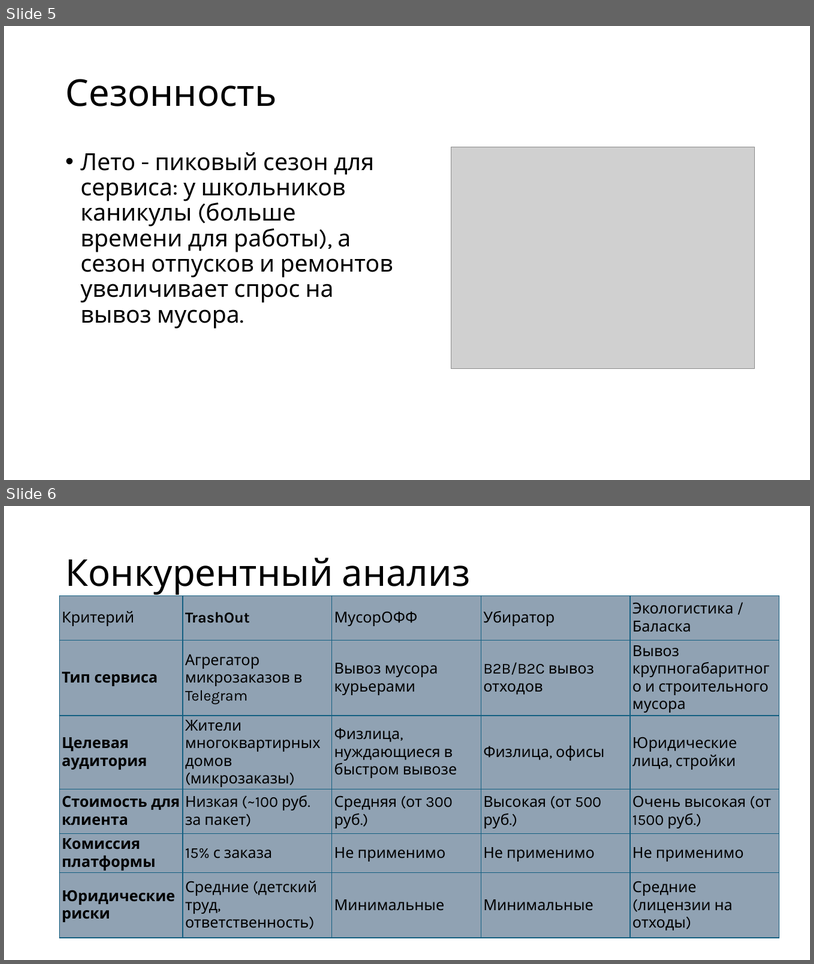
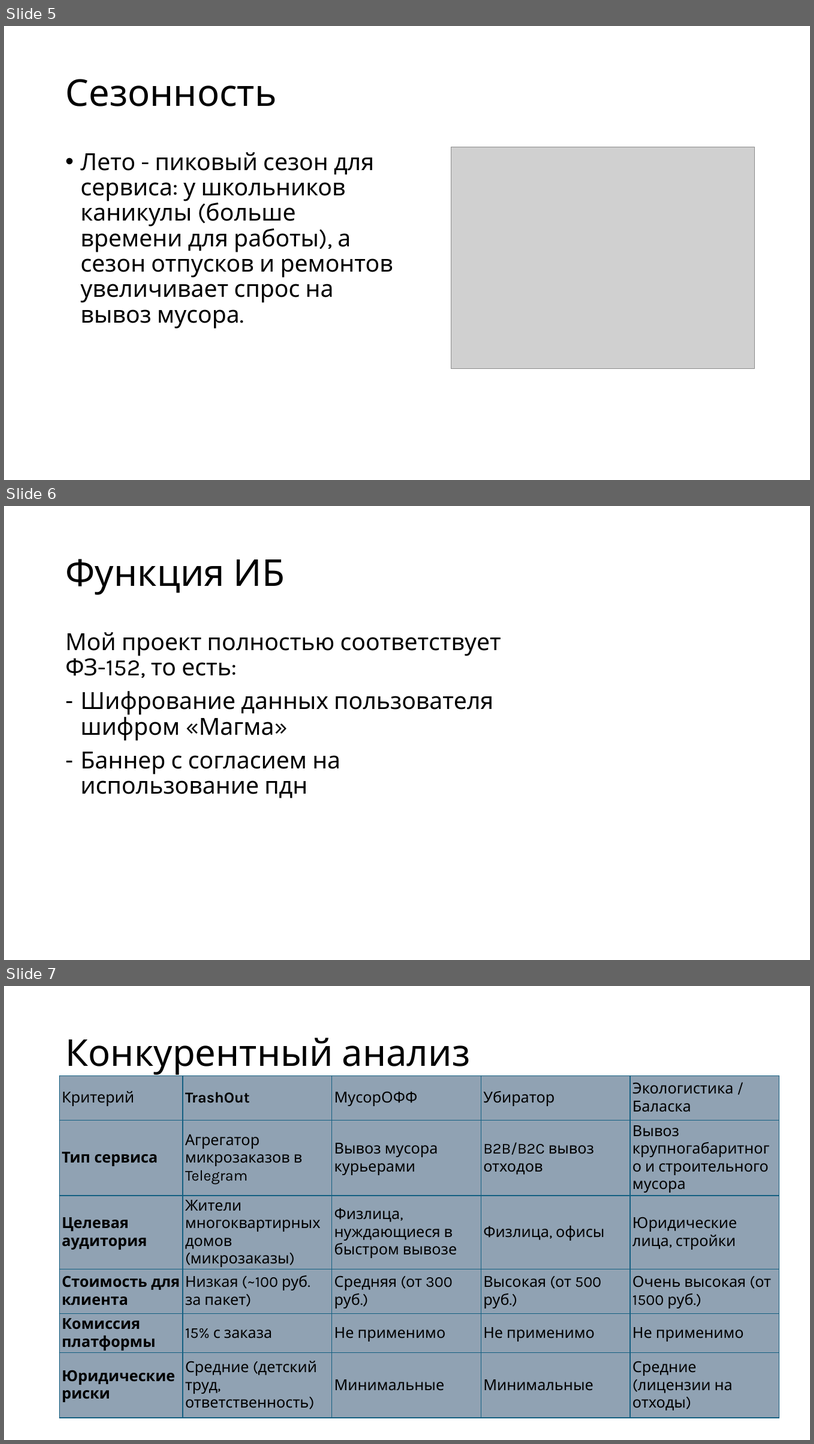
Before and after one commit to Seab-Unic/descripttrashout, a slide deck: TrashOut – Проект Константина Евстигнеева.pptx. Shown one above the other, each under a label of ours: slides 5 and 6 before the commit, slides 5, 6 and 7 after it. The pictures are 814x964 and 814x1444 pixels, drawn with LibreOffice and Linux fonts; fonts in the diff are those of the drawing; grey boxes stand for pictures. Boxes give left, top, right and bottom in pixels: in the first picture for what was removed or moved away, otherwise in the second. Text is boxed around its words. In the diff, an @@ line names an element or a change of style, - is before the commit and + after.

```diff
--- a/TrashOut – Проект Константина Евстигнеева.pptx
+++ b/TrashOut – Проект Константина Евстигнеева.pptx
@@ slide 6 added at <box>4,506,810,960</box>, background #FFFFFF @@
@@ title added at <box>65,559,285,595</box>, 44 pt, text #000000 @@
+Функция ИБ
@@ text added at <box>65,632,501,798</box>, 28 pt, text #000000 @@
+Мой проект полностью соответствует ФЗ-152, то есть:
+– Шифрование данных пользователя шифром «Магма»
+– Баннер с согласием на использование пдн
@@ what was slide 6 is now slide 7 @@
```
